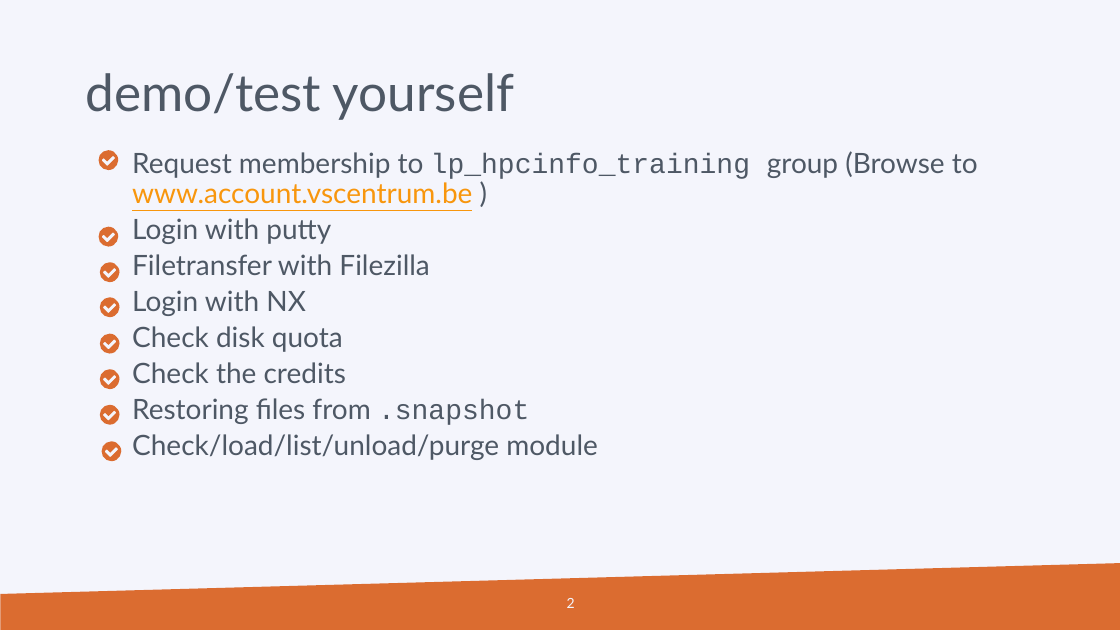
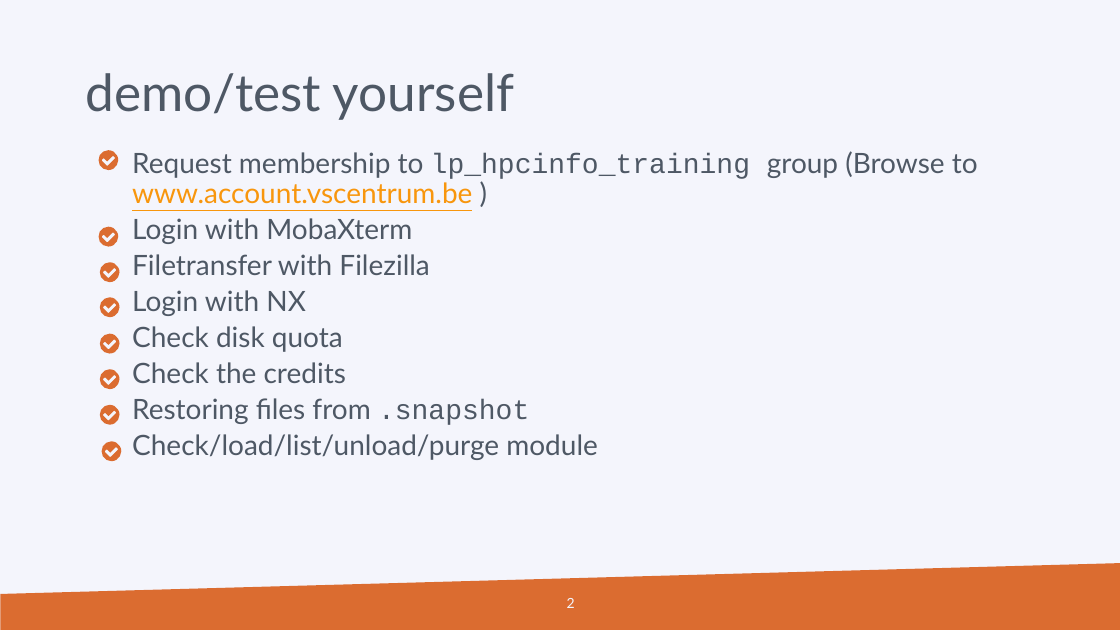
Before and after one commit to hpcleuven/HPC-intro, a slide deck: slide 2 of VSCintro-demo.pptx. Drawn at 1120x630 pixels with LibreOffice and Linux fonts; fonts in the diff are those of the drawing; background and template pictures are left out. Boxes give left, top, right and bottom in pixels: in the first picture for what was removed or moved away, otherwise in the second. Text is boxed around its words. In the diff, an @@ line names an element or a change of style, - is before the commit and + after.

Commit message:
saved changes. Still more work needs to be done for update

```diff
--- a/VSCintro-demo.pptx
+++ b/VSCintro-demo.pptx
@@ text at (132,218,412,244): text changed @@
-    Login with putty
+    Login with MobaXterm
```
